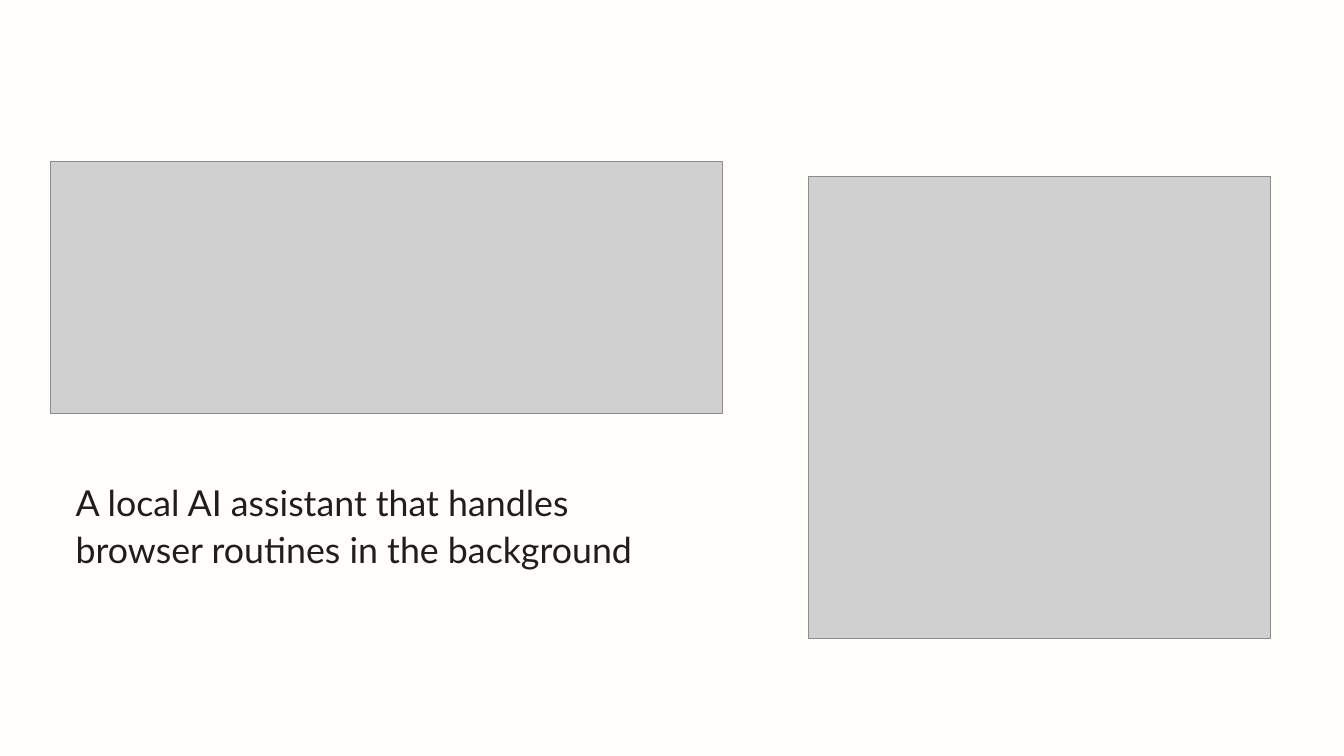
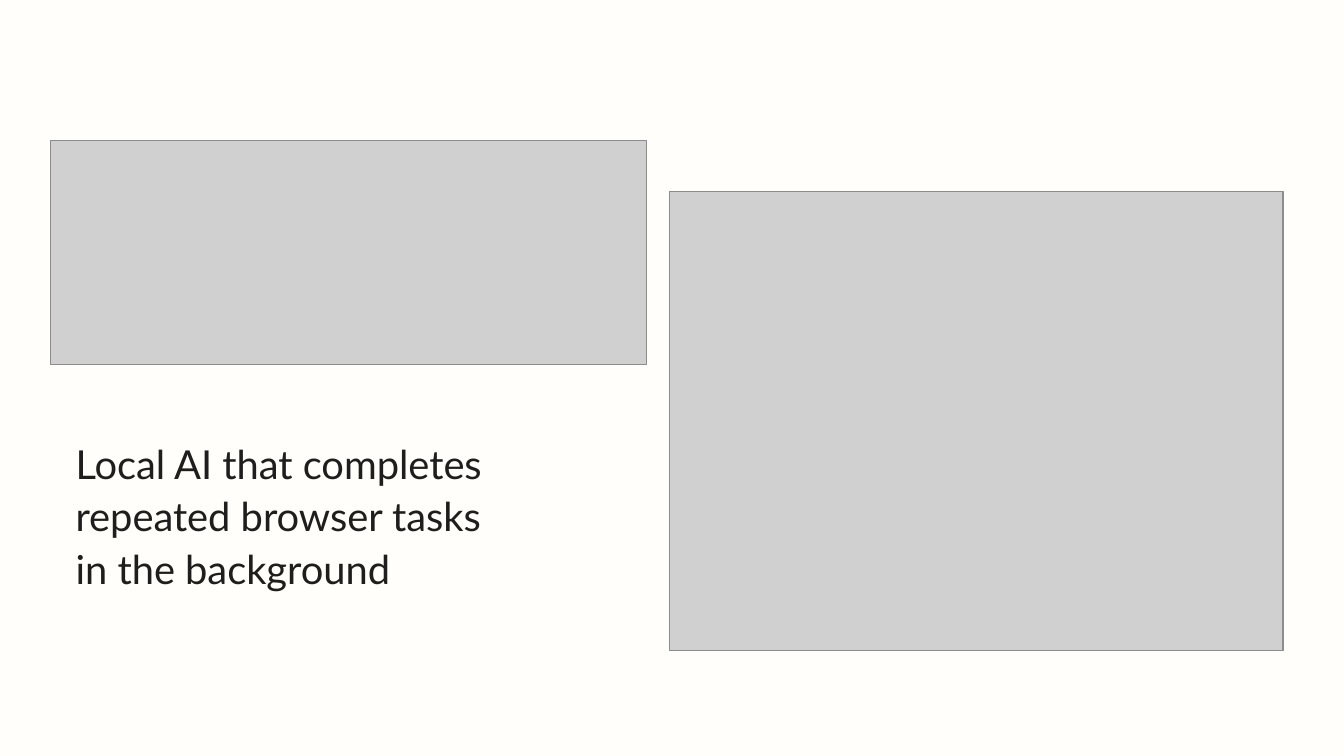
Before and after one commit to MLouchini/Kopi, a slide deck: slide 1 of docs/presentation/Kopi-Hackathon-Pitch.pptx. Drawn at 1344x756 pixels with LibreOffice and Linux fonts; fonts in the diff are those of the drawing; grey boxes stand for pictures. Boxes give left, top, right and bottom in pixels: in the first picture for what was removed or moved away, otherwise in the second. Text is boxed around its words. In the diff, an @@ line names an element or a change of style, - is before the commit and + after.

```diff
--- a/docs/presentation/Kopi-Hackathon-Pitch.pptx
+++ b/docs/presentation/Kopi-Hackathon-Pitch.pptx
@@ picture: place and size @@
-picture at (50, 161, 723, 413)
+picture at (50, 141, 647, 365)
@@ picture: place and size @@
-picture at (809, 176, 1270, 638)
+picture at (670, 192, 1284, 651)
@@ text at (76, 449, 482, 592): text changed; size 25.5 to 28.5 pt @@
-A local AI assistant that handles
-browser routines in the background
+Local AI that completes
+repeated browser tasks
+in the background
```
Also in this commit, not shown: 2 other slides changed, 5 slides added, 5 slides removed, 10 other files.
